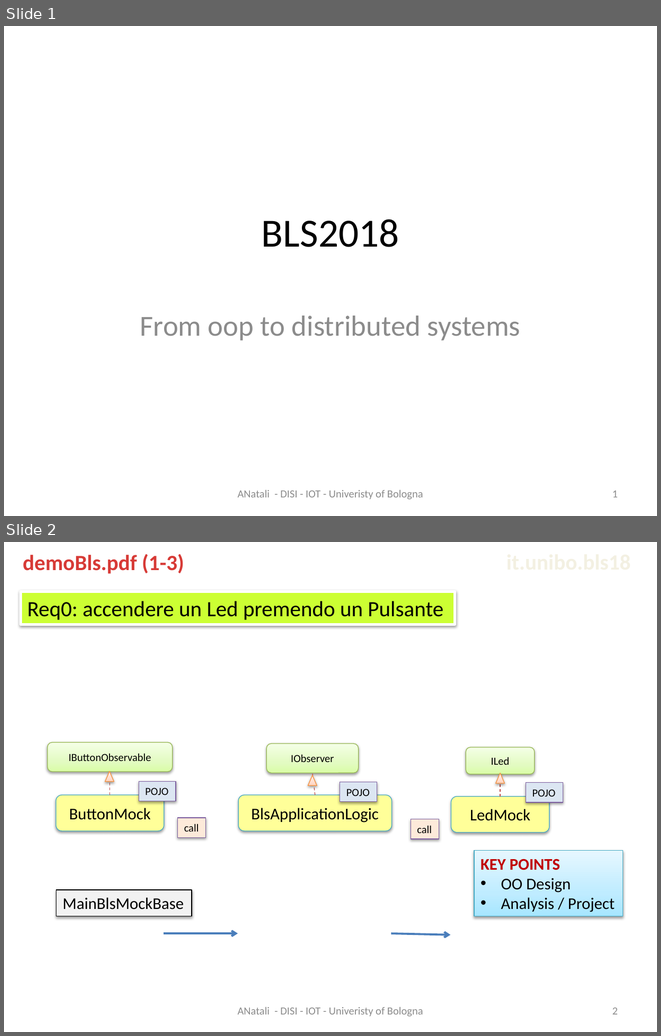
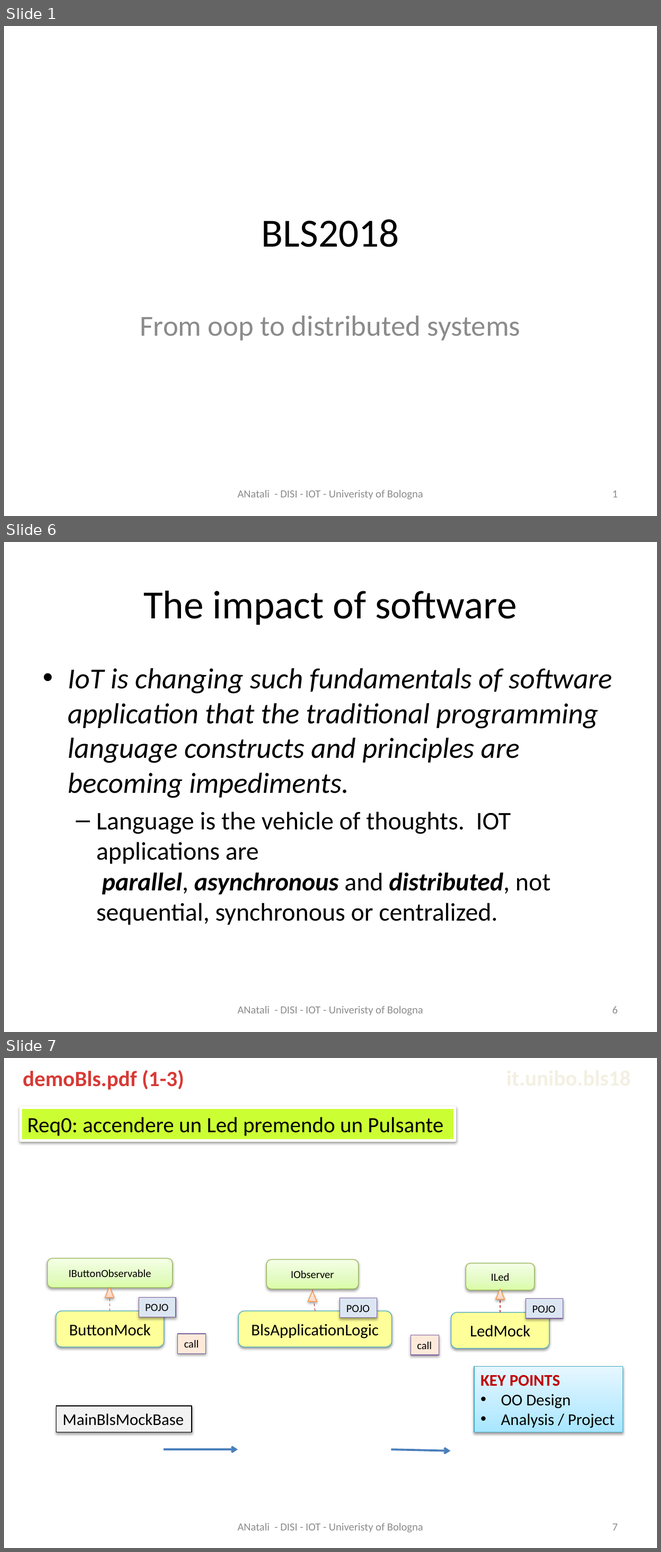
Before and after one commit to MatteoMendula/iss2018Lab, a slide deck: it.unibo.bls18/docs/BLS2018.pptx. Shown one above the other, each under a label of ours: slides 1 and 2 before the commit, slides 1, 6 and 7 after it; the slides between them are not shown. The pictures are 661x1036 and 661x1552 pixels, drawn with LibreOffice and Linux fonts; fonts in the diff are those of the drawing. Boxes give left, top, right and bottom in pixels: in the first picture for what was removed or moved away, otherwise in the second. Text is boxed around its words. In the diff, an @@ line names an element or a change of style, - is before the commit and + after.

```diff
--- a/it.unibo.bls18/docs/BLS2018.pptx
+++ b/it.unibo.bls18/docs/BLS2018.pptx
@@ slide 6 added at (x1=4, y1=542, x2=657, y2=1032), background #FFFFFF @@
@@ title added at (x1=143, y1=590, x2=517, y2=625), 44 pt, text #000000 @@
+The impact of software
@@ text added at (x1=68, y1=668, x2=612, y2=925), 32 pt, text #000000, italic @@
+• IoT is changing such fundamentals of software application that the traditional programming language constructs and principles are becoming impediments.
+  – Language is the vehicle of thoughts. IOT applications are parallel, asynchronous and distributed, not sequential, synchronous or centralized.
@@ text added at (x1=238, y1=1006, x2=423, y2=1015), 12 pt, text #8C8C8C @@
+ANatali - DISI - IOT - Univeristy of Bologna
@@ page number added at (x1=612, y1=1006, x2=618, y2=1013), 12 pt, text #8C8C8C @@
+6
@@ what was slide 2 is now slide 7 @@
@@ page number at (x1=612, y1=1523, x2=618, y2=1530): text changed @@
-2
+7
```
Also in this commit, not shown: 4 slides changed, 30 other slides added, 5 other files.
